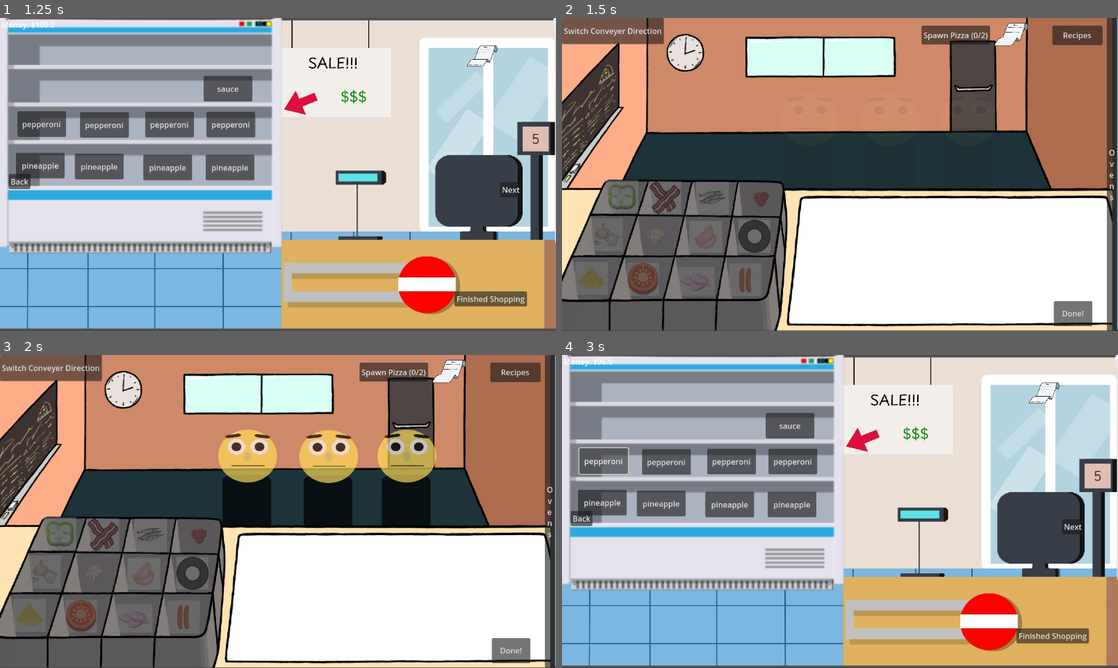
Above: before the commit, frames 1-4 (two rows, left to right).
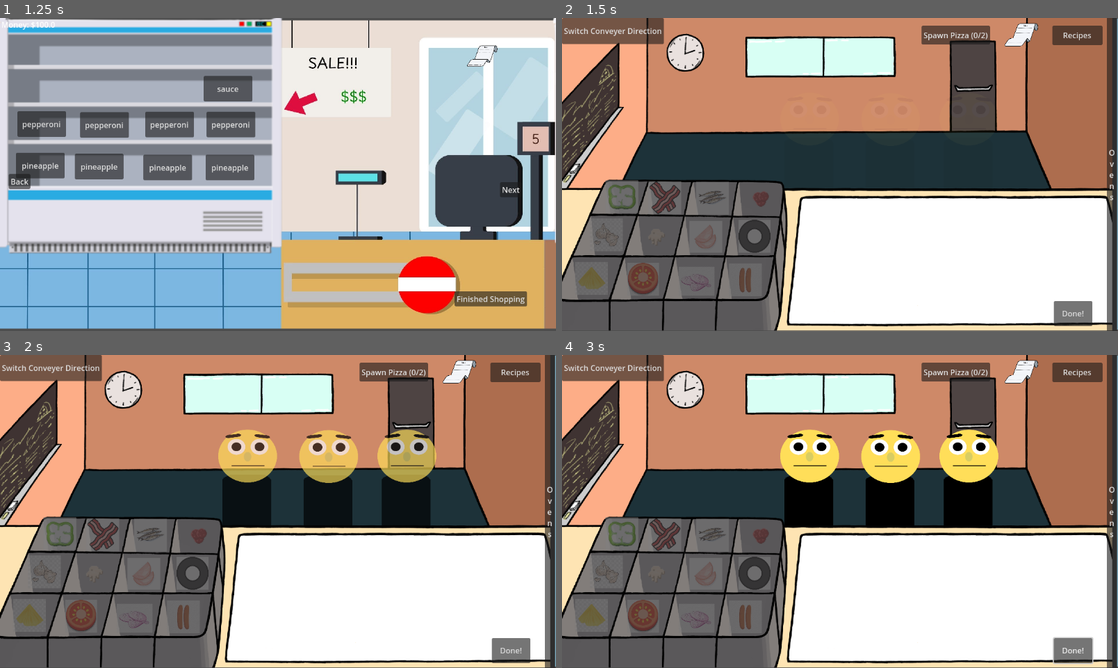
Above: after the commit, the same moments.

Repository: Leone2004/LandLockedLigersGame
Game: Godot game, scene res://Scenes/mainmenu.tscn
The game is run twice, just before and just after one commit, with the same random seed, the same clock (stepped at 60 frames per second) and the same inputs.
Inputs (mouse positions are in pixels of both pictures, inside the frame that each line leads up to):
- Up to frame 1 (1.25 s): click (283, 111) at 0.5 s
- Up to frame 2 (1.5 s): click "Finished Shopping" at 1.25 s
- Up to frame 3 (2 s): no input
- Up to frame 4 (3 s): click "Done!" at 2 s; click (606, 461) at 2.75 s, where only the run before the commit has a clickable "pepperoni"

Frame 1 is identical in both runs. In frame 2, 0.3% of the frame differs, in the area x 77-86%, y 1-10%; in frame 3, 0.3%; in frame 4, 98%, in the area x 0-100%, y 0-100%.

Commit message:
fixed more bugs that were self inflicted

Diff:
--- a/cookingupsuccessgame/Scenes/cooking.tscn
+++ b/cookingupsuccessgame/Scenes/cooking.tscn
@@ -43,10 +43,10 @@
 anchor_left = 0.97309
 anchor_right = 0.97309
 anchor_bottom = 0.0385802
-offset_left = -246.0
-offset_top = 7.0
-offset_right = -134.0
-offset_bottom = 38.0
+offset_left = -225.0
+offset_top = 8.0
+offset_right = -113.0
+offset_bottom = 39.0
 grow_horizontal = 0
 size_flags_horizontal = 3
 icon = ExtResource("2_5t8r7")
--- a/cookingupsuccessgame/Scripts/CookingScene.gd
+++ b/cookingupsuccessgame/Scripts/CookingScene.gd
@@ -35,6 +35,9 @@
 var spots_per_row: int = 4  # Number of spots per row
 
 func _ready() -> void:
+	# Add this scene to a group for easy access
+	add_to_group("cooking_scene")
+
 	# Load the pizza scene
 	pizza_scene = preload("res://Scenes/pizza.tscn")
 
@@ -42,13 +45,19 @@
 	recipes = Global.recipes
 	current_recipe = 1
 	recipe_book_visible = false
-	shopping_list.hide()
-	recipe_book_layer.visible = recipe_book_visible
-	recipe.text = get_recipe_string(recipes[current_recipe - 1])
+
+	# Add null checks for UI elements
+	if shopping_list:
+		shopping_list.hide()
+	if recipe_book_layer:
+		recipe_book_layer.visible = recipe_book_visible
+	if recipe:
+		recipe.text = get_recipe_string(recipes[current_recipe - 1])
 
 	# Ensure button starts enabled
-	spawn_pizza_button.disabled = false
-	spawn_pizza_button.modulate = Color(1, 1, 1)
+	if spawn_pizza_button:
+		spawn_pizza_button.disabled = false
+		spawn_pizza_button.modulate = Color(1, 1, 1)
 
 	# Update spawn button text
 	update_spawn_button_text()
@@ -114,9 +123,28 @@
 		OvenCookingButton.text = "Ovens"
 
 func _on_nextday_pressed() -> void:
-	Global.day += 1 # increments day by one, when the "done" button is pressed
+	# Check if all customers are satisfied before allowing transition
+	if all_customers_satisfied():
+		print("All customers satisfied! Transitioning to next day...")
+		transition_to_next_day()
+	else:
+		print("Cannot transition to next day - not all customers are satisfied yet!")
+		print("Current customer satisfaction: ", Global.satisfied_customers)
+
+func all_customers_satisfied() -> bool:
+	"""Check if all customers are satisfied"""
+	for i in range(Global.satisfied_customers.size()):
+		if not Global.satisfied_customers[i]:
+			return false
+	return true
+
+func transition_to_next_day() -> void:
+	"""Transition to the next day - called when all customers are satisfied or Done button is pressed"""
+	Global.day += 1 # increments day by one
 	get_tree().change_scene_to_file("res://Scenes/GroceryStore.tscn") # changes scene back to shopping scene
 	Global.customers = 3
+	# Reset customer satisfaction for next day
+	Global.satisfied_customers = [false, false, false]
 
 func _on_recipe_pressed() -> void:
 	set_physics_process(false)
@@ -167,6 +195,9 @@
 	conveyer_direction *= -1
 
 func update_spawn_button_text() -> void:
+	if not spawn_pizza_button:
+		return
+
 	spawn_pizza_button.text = "Spawn Pizza (%d/%d)" % [spawned_pizzas.size(), max_pizzas]
 
 	# Disable button if at maximum pizzas
--- a/cookingupsuccessgame/Scripts/IngredientSpot.gd
+++ b/cookingupsuccessgame/Scripts/IngredientSpot.gd
@@ -159,8 +159,9 @@
 			# Create visual ingredient on the pizza
 			_create_visual_ingredient_on_pizza(area)
 
-			# Consume one ingredient
-			Global.ingredients[ingredient_index] -= 1
+			# Consume one ingredient with bounds checking
+			if ingredient_index >= 0 and ingredient_index < Global.ingredients.size():
+				Global.ingredients[ingredient_index] -= 1
 
 			# Update visual state
 			update_visual_state()
--- a/cookingupsuccessgame/Scripts/anchovies.gd
+++ b/cookingupsuccessgame/Scripts/anchovies.gd
@@ -55,7 +55,9 @@
 	is_attached_to_pizza = true
 	attached_pizza = pizza
 	pizza.add_ingredient("anchovies")
-	Global.ingredients[11] -= 1
+	# Decrease global anchovies count (index 8 for anchovies)
+	if Global.ingredients.size() > 8:
+		Global.ingredients[8] -= 1
 	reparent(pizza)
 	var collision_shape: CollisionShape2D = $CollisionShape2D
 	if collision_shape:
--- a/cookingupsuccessgame/Scripts/bacon.gd
+++ b/cookingupsuccessgame/Scripts/bacon.gd
@@ -55,7 +55,9 @@
 	is_attached_to_pizza = true
 	attached_pizza = pizza
 	pizza.add_ingredient("bacon")
-	Global.ingredients[4] -= 1
+	# Decrease global bacon count (index 6 for bacon)
+	if Global.ingredients.size() > 6:
+		Global.ingredients[6] -= 1
 	reparent(pizza)
 	var collision_shape: CollisionShape2D = $CollisionShape2D
 	if collision_shape:
--- a/cookingupsuccessgame/Scripts/cheese.gd
+++ b/cookingupsuccessgame/Scripts/cheese.gd
@@ -77,9 +77,9 @@
 	# Add the cheese ingredient to the pizza
 	pizza.add_ingredient("cheese")
 
-	# Decrease global cheese count
-	Global.ingredients[1] -= 1
-	print("Global cheese count decreased to: ", Global.ingredients[1])
+	# Decrease global cheese count (index 1 for cheese)
+	if Global.ingredients.size() > 1:
+		Global.ingredients[1] -= 1
 
 	# Make the cheese a child of the pizza
 	reparent(pizza)
--- a/cookingupsuccessgame/Scripts/garlic.gd
+++ b/cookingupsuccessgame/Scripts/garlic.gd
@@ -55,7 +55,9 @@
 	is_attached_to_pizza = true
 	attached_pizza = pizza
 	pizza.add_ingredient("garlic")
-	Global.ingredients[6] -= 1
+	# Decrease global garlic count (index 9 for garlic)
+	if Global.ingredients.size() > 9:
+		Global.ingredients[9] -= 1
 	reparent(pizza)
 	var collision_shape: CollisionShape2D = $CollisionShape2D
 	if collision_shape:
--- a/cookingupsuccessgame/Scripts/global.gd
+++ b/cookingupsuccessgame/Scripts/global.gd
@@ -48,12 +48,16 @@
 
 # Music management functions
 func start_main_music():
-	if MainMusic and not MainMusic.playing:
-		MainMusic.play()
+	# Check if MainMusic exists before trying to use it
+	if has_node("/root/MainMusic") or get_node_or_null("/root/MainMusic"):
+		var main_music = get_node_or_null("/root/MainMusic")
+		if main_music and not main_music.playing:
+			main_music.play()
 
 func set_music_volume(volume_db: float):
-	if MainMusic:
-		MainMusic.volume_db = volume_db
+	var main_music = get_node_or_null("/root/MainMusic")
+	if main_music:
+		main_music.volume_db = volume_db
 
 # recipes to be used accross the game
 var recipes = [
--- a/cookingupsuccessgame/Scripts/ham.gd
+++ b/cookingupsuccessgame/Scripts/ham.gd
@@ -55,7 +55,9 @@
 	is_attached_to_pizza = true
 	attached_pizza = pizza
 	pizza.add_ingredient("ham")
-	Global.ingredients[7] -= 1
+	# Decrease global ham count (index 7 for ham)
+	if Global.ingredients.size() > 7:
+		Global.ingredients[7] -= 1
 	reparent(pizza)
 	var collision_shape: CollisionShape2D = $CollisionShape2D
 	if collision_shape:
--- a/cookingupsuccessgame/Scripts/mushrooms.gd
+++ b/cookingupsuccessgame/Scripts/mushrooms.gd
@@ -76,9 +76,9 @@
 	# Add the mushrooms ingredient to the pizza
 	pizza.add_ingredient("mushrooms")
 
-	# Decrease global mushrooms count
-	Global.ingredients[2] -= 1
-	print("Global mushrooms count decreased to: ", Global.ingredients[2])
+	# Decrease global mushrooms count (index 2 for mushrooms)
+	if Global.ingredients.size() > 2:
+		Global.ingredients[2] -= 1
 
 	# Make the mushrooms a child of the pizza
 	reparent(pizza)
--- a/cookingupsuccessgame/Scripts/olive.gd
+++ b/cookingupsuccessgame/Scripts/olive.gd
@@ -55,7 +55,9 @@
 	is_attached_to_pizza = true
 	attached_pizza = pizza
 	pizza.add_ingredient("olive")
-	Global.ingredients[5] -= 1
+	# Decrease global olive count (index 4 for olives)
+	if Global.ingredients.size() > 4:
+		Global.ingredients[4] -= 1
 	reparent(pizza)
 	var collision_shape: CollisionShape2D = $CollisionShape2D
 	if collision_shape:
--- a/cookingupsuccessgame/Scripts/onion.gd
+++ b/cookingupsuccessgame/Scripts/onion.gd
@@ -55,7 +55,9 @@
 	is_attached_to_pizza = true
 	attached_pizza = pizza
 	pizza.add_ingredient("onion")
-	Global.ingredients[11] -= 1
+	# Decrease global onion count (index 12 for onion)
+	if Global.ingredients.size() > 12:
+		Global.ingredients[12] -= 1
 	reparent(pizza)
 	var collision_shape: CollisionShape2D = $CollisionShape2D
 	if collision_shape:
--- a/cookingupsuccessgame/Scripts/pepper.gd
+++ b/cookingupsuccessgame/Scripts/pepper.gd
@@ -55,7 +55,9 @@
 	is_attached_to_pizza = true
 	attached_pizza = pizza
 	pizza.add_ingredient("pepper")
-	Global.ingredients[8] -= 1
+	# Decrease global pepper count (index 5 for peppers)
+	if Global.ingredients.size() > 5:
+		Global.ingredients[5] -= 1
 	reparent(pizza)
 	var collision_shape: CollisionShape2D = $CollisionShape2D
 	if collision_shape:
--- a/cookingupsuccessgame/Scripts/pepperoni.gd
+++ b/cookingupsuccessgame/Scripts/pepperoni.gd
@@ -76,8 +76,9 @@
 	# Add the pepperoni ingredient to the pizza
 	pizza.add_ingredient("pepperoni")
 
-	# Decrease global pepperoni count
-	Global.ingredients[0] -= 1
+	# Decrease global pepperoni count (index 0 for pepperoni)
+	if Global.ingredients.size() > 0:
+		Global.ingredients[0] -= 1
 
 	# Make the pepperoni a child of the pizza
 	reparent(pizza)
--- a/cookingupsuccessgame/Scripts/pineapple.gd
+++ b/cookingupsuccessgame/Scripts/pineapple.gd
@@ -55,7 +55,9 @@
 	is_attached_to_pizza = true
 	attached_pizza = pizza
 	pizza.add_ingredient("pineapple")
-	Global.ingredients[9] -= 1
+	# Decrease global pineapple count (index 10 for pineapple)
+	if Global.ingredients.size() > 10:
+		Global.ingredients[10] -= 1
 	reparent(pizza)
 	var collision_shape: CollisionShape2D = $CollisionShape2D
 	if collision_shape:
--- a/cookingupsuccessgame/Scripts/pizza.gd
+++ b/cookingupsuccessgame/Scripts/pizza.gd
@@ -71,9 +71,10 @@
 				current_click = timer
 				if current_click - last_click_time < click_threshold && mouse_on_me && !is_baking && !baked :
 					var x = 0
-					for i in Global.ingredients:
-						Global.ingredients[x] += used_ingredients[x]
-						used_ingredients[x] = 0
+					# Add bounds checking for arrays
+					for i in range(min(Global.ingredients.size(), used_ingredients.size())):
+						Global.ingredients[i] += used_ingredients[i]
+						used_ingredients[i] = 0
 						x += 1
 					var y = 0
 					for child in get_children():
@@ -168,7 +169,10 @@
 	"""Add an ingredient to the pizza and update its value"""
 	if ingredient_name in ingredient_values:
 		current_ingredients.append(ingredient_name)
-		used_ingredients[Global.food.find(ingredient_name)] += 1
+		# Add bounds checking for Global.food array
+		var food_index = Global.food.find(ingredient_name)
+		if food_index >= 0 and food_index < used_ingredients.size():
+			used_ingredients[food_index] += 1
 		_update_pizza_value()
 
 		# Visual feedback - you can add effects here
--- a/cookingupsuccessgame/Scripts/sauce.gd
+++ b/cookingupsuccessgame/Scripts/sauce.gd
@@ -76,9 +76,9 @@
 	# Add the sauce ingredient to the pizza
 	pizza.add_ingredient("tomato_sauce")
 
-	# Decrease global sauce count
-	Global.ingredients[3] -= 1
-	print("Global sauce count decreased to: ", Global.ingredients[3])
+	# Decrease global sauce count (index 3 for sauce)
+	if Global.ingredients.size() > 3:
+		Global.ingredients[3] -= 1
 
 	# Make the sauce a child of the pizza
 	reparent(pizza)
--- a/cookingupsuccessgame/Scripts/sausage.gd
+++ b/cookingupsuccessgame/Scripts/sausage.gd
@@ -55,7 +55,9 @@
 	is_attached_to_pizza = true
 	attached_pizza = pizza
 	pizza.add_ingredient("sausage")
-	Global.ingredients[10] -= 1
+	# Decrease global sausage count (index 13 for sausage)
+	if Global.ingredients.size() > 13:
+		Global.ingredients[13] -= 1
 	reparent(pizza)
 	var collision_shape: CollisionShape2D = $CollisionShape2D
 	if collision_shape:
--- a/cookingupsuccessgame/Scripts/sell.gd
+++ b/cookingupsuccessgame/Scripts/sell.gd
@@ -7,67 +7,147 @@
 var playing: bool = false
 var customer_id: int = -1  # Unique ID for this customer
 var is_satisfied: bool = false  # Whether this customer has been satisfied
+var animation_state: String = "idle"  # idle, appearing, happy, fading
+var animation_timer: float = 0.0
+var animation_duration: float = 1.0  # Duration for each animation phase
+
 @onready var happy_face = preload("res://Art/Final Cooking up Success Image folder 2/Equipment/Pizza cutter.png")
-@onready var face = $Pizza/PlainPizza
+@onready var face = $Pizza/Icon  # Changed from PlainPizza to Icon
 @onready var normal_face = face.texture if face != null else null
 
 func _ready() -> void:
-	if face == null:
-		print("ERROR: $Pizza/PlainPizza not found in sell.gd!")
-
 	# Assign customer ID based on position (you can adjust this logic)
 	assign_customer_id()
 
 	area_ref = $"."
 	pizza_ref = $Pizza
-	pizza_ref.modulate.a = 0
+	if pizza_ref:
+		pizza_ref.modulate.a = 0
 	anim_ref = $AnimationPlayer
 	area_ref.hide()
 
+	# Debug print to verify customer ID assignment
+	print("Customer initialized with ID: ", customer_id, " at position: ", global_position)
+	print("Global satisfied customers at start: ", Global.satisfied_customers)
+
 func assign_customer_id() -> void:
-	# Assign ID based on position - you can adjust these values
-	if global_position.x > 200:
+	# Assign ID based on node name - more reliable than position
+	if name == "Area2D":
 		customer_id = 0  # Right customer
-	elif global_position.x > 50:
+	elif name == "Area2D2":
 		customer_id = 1  # Middle customer
+	elif name == "Area2D3":
+		customer_id = 2  # Left customer
 	else:
-		customer_id = 2  # Left customer
+		# Fallback to position-based assignment
+		if global_position.x > 200:
+			customer_id = 0  # Right customer
+		elif global_position.x > 50:
+			customer_id = 1  # Middle customer
+		else:
+			customer_id = 2  # Left customer
+
+	print("Assigned customer ID: ", customer_id, " for node: ", name, " at position: ", global_position)
 
 func _process(delta: float) -> void:
+	# Handle animation states
+	handle_animation_state(delta)
+
 	# Check if this customer should appear (not satisfied yet and not currently active)
-	if cur_customer == 0 && !playing && !is_satisfied:
-		area_ref.show()
-		playing = true
-		# Start with fade in
-		anim_ref.play("transparent_off")
-		await anim_ref.animation_finished
-		# Then play neutral animation
-		anim_ref.play("neutral")
-		await anim_ref.animation_finished
-		cur_customer = 1
-		playing = false
-	elif cur_customer == 2 && !playing:
-		# Play happy animation when pizza is sold
-		playing = true
-		anim_ref.play("happy")
-		await anim_ref.animation_finished
-		# Then fade out and stay hidden
-		anim_ref.play("transparent_on")
-		await anim_ref.animation_finished
-		cur_customer = 0
-		playing = false
-		# Mark this customer as satisfied and hide them permanently
-		if customer_id >= 0 and customer_id < Global.satisfied_customers.size():
-			Global.satisfied_customers[customer_id] = true
-			is_satisfied = true
-		area_ref.hide()  # Keep them hidden after satisfaction
-	if cur_customer == 1 && !is_satisfied:
+	if cur_customer == 0 && !playing && !is_satisfied && animation_state == "idle":
+		start_customer_appearance()
+	elif cur_customer == 2 && !playing && animation_state == "idle":
+		# Start happy animation when pizza is sold
+		start_happy_animation()
+	elif cur_customer == 1 && !is_satisfied:
 		check_for_selling()
 
 	# Check if all customers are satisfied for scene transition
 	if all_customers_satisfied():
-		next_day()
-	pass
+		# Find the CookingScene and call its transition function
+		var cooking_scene = get_tree().get_first_node_in_group("cooking_scene")
+		if cooking_scene and cooking_scene.has_method("transition_to_next_day"):
+			cooking_scene.transition_to_next_day()
+		else:
+			# Fallback: call the local next_day function
+			next_day()
+
+func handle_animation_state(delta: float) -> void:
+	"""Handle the current animation state"""
+	if animation_state == "idle":
+		return
+
+	animation_timer += delta
+
+	match animation_state:
+		"appearing":
+			if animation_timer >= animation_duration:
+				# Switch to neutral animation
+				animation_state = "neutral"
+				animation_timer = 0.0
+				if anim_ref:
+					anim_ref.play("neutral")
+				print("Customer ", customer_id, " switched to neutral animation")
+		"neutral":
+			if animation_timer >= animation_duration:
+				# Animation complete, customer is ready
+				animation_state = "idle"
+				animation_timer = 0.0
+				cur_customer = 1
+				playing = false
+				print("Customer ", customer_id, " is now ready for pizza")
+		"happy":
+			if animation_timer >= animation_duration:
+				# Switch to fading out
+				animation_state = "fading"
+				animation_timer = 0.0
+				if anim_ref:
+					anim_ref.play("transparent_on")
+				print("Customer ", customer_id, " switching to fade out")
+		"fading":
+			if animation_timer >= animation_duration:
+				# Animation complete, customer is satisfied
+				animation_state = "idle"
+				animation_timer = 0.0
+				cur_customer = 0
+				playing = false
+				# Mark this customer as satisfied and hide them permanently
+				if customer_id >= 0 and customer_id < Global.satisfied_customers.size():
+					Global.satisfied_customers[customer_id] = true
+					is_satisfied = true
+					print("Customer ", customer_id, " is now satisfied! Global state: ", Global.satisfied_customers)
+					print("Customer satisfaction check - All satisfied: ", all_customers_satisfied())
+				else:
+					print("ERROR: Invalid customer_id ", customer_id, " for Global.satisfied_customers array of size ", Global.satisfied_customers.size())
+				if area_ref:
+					area_ref.hide()  # Keep them hidden after satisfaction
+
+func start_customer_appearance() -> void:
+	"""Start the customer appearance animation sequence"""
+	if playing or is_satisfied or animation_state != "idle":
+		return
+
+	playing = true
+	animation_state = "appearing"
+	animation_timer = 0.0
+
+	if area_ref:
+		area_ref.show()
+
+	if anim_ref:
+		anim_ref.play("transparent_off")
+
+func start_happy_animation() -> void:
+	"""Start the happy animation sequence"""
+	if playing or animation_state != "idle":
+		return
+
+	playing = true
+	animation_state = "happy"
+	animation_timer = 0.0
+
+	if anim_ref:
+		anim_ref.play("happy")
 
 func check_for_selling() -> void:
 	var overlapping_areas: Array[Area2D] = get_overlapping_areas()
@@ -78,28 +158,19 @@
 			# Try to sell the pizza and only change customer state if successful
 			if area.sell_pizza():
 				cur_customer = 2
-				# Looks for pizza
+				print("Pizza sold to customer ", customer_id, "! Customer state: ", cur_customer)
 				return
 
 func next_day():
-	# Check if all customers are satisfied
-	var all_satisfied = true
-	for satisfied in Global.satisfied_customers:
-		if not satisfied:
-			all_satisfied = false
-			break
-
-	if not all_satisfied:
-		return  # Don't switch scene if not all customers are satisfied
-
-	Global.day += 1 # increments day by one, when the "done" button is pressed
+	print("All customers satisfied! Transitioning to next day...")
+	Global.day += 1 # increments day by one
 	get_tree().change_scene_to_file("res://Scenes/GroceryStore.tscn") # changes scene back to shopping scene
 	Global.customers = 3
 	# Reset customer satisfaction for next day
 	Global.satisfied_customers = [false, false, false]
 
 func all_customers_satisfied() -> bool:
-	for satisfied in Global.satisfied_customers:
-		if not satisfied:
+	for i in range(Global.satisfied_customers.size()):
+		if not Global.satisfied_customers[i]:
 			return false
 	return true
--- a/cookingupsuccessgame/Scripts/tomato.gd
+++ b/cookingupsuccessgame/Scripts/tomato.gd
@@ -55,7 +55,9 @@
 	is_attached_to_pizza = true
 	attached_pizza = pizza
 	pizza.add_ingredient("tomato")
-	Global.ingredients[10] -= 1
+	# Decrease global tomato count (index 11 for tomato)
+	if Global.ingredients.size() > 11:
+		Global.ingredients[11] -= 1
 	reparent(pizza)
 	var collision_shape: CollisionShape2D = $CollisionShape2D
 	if collision_shape:
